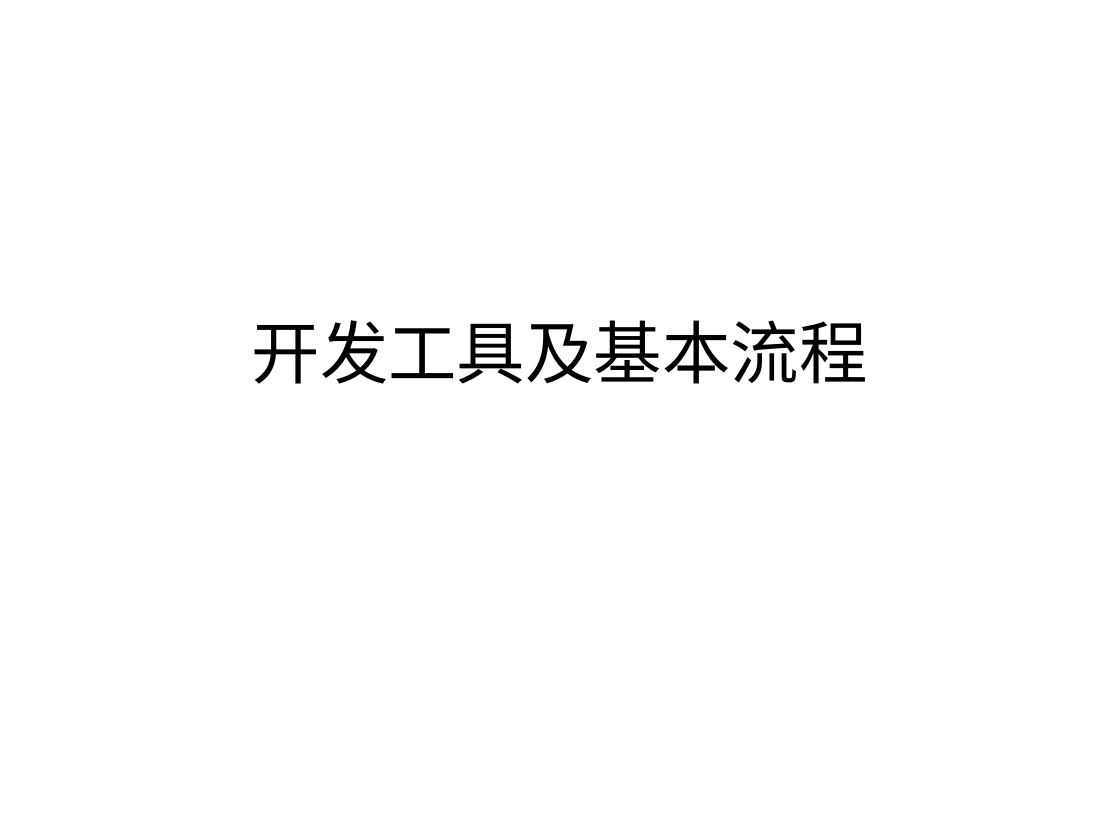
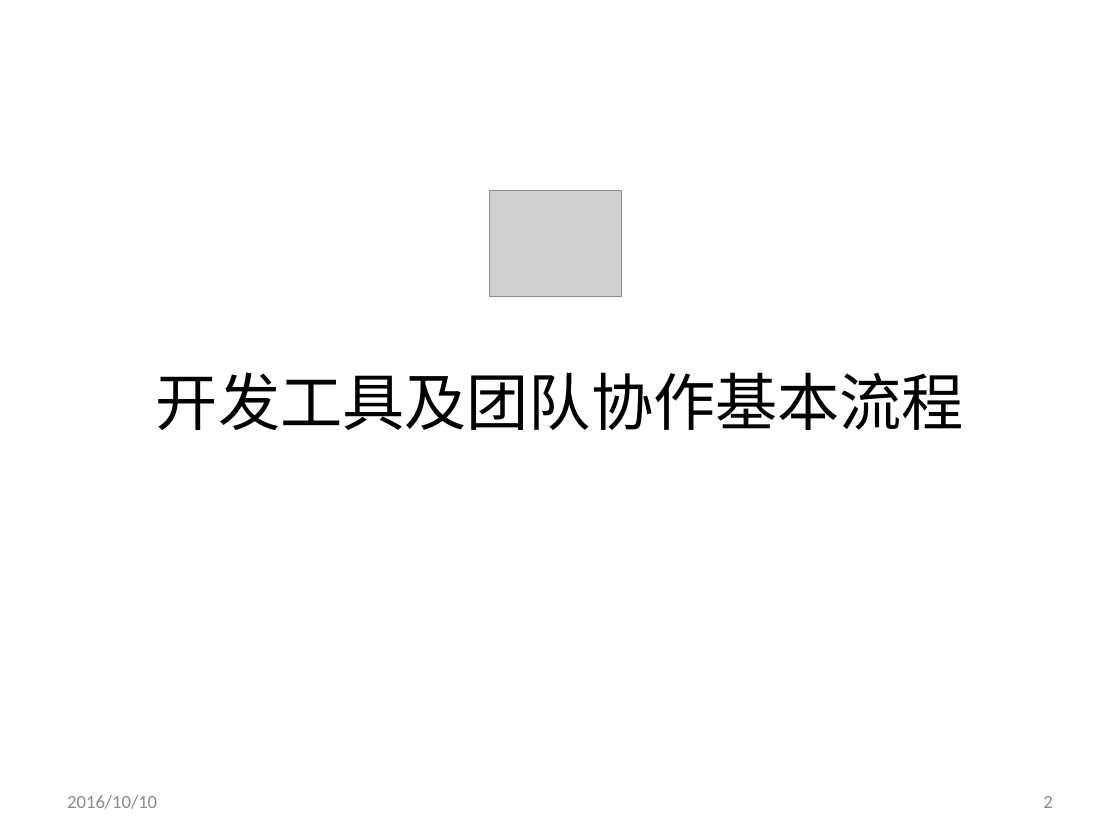
Before and after one commit to shentianyi/CompanyCource, a slide deck: slide 2 of CodeMonkey/cs01-1 开发工具及基本流程/开发工具及基本流程.pptx (slide 1 before the commit). Drawn at 1120x840 pixels with LibreOffice and Linux fonts; fonts in the diff are those of the drawing; grey boxes stand for pictures. Boxes give left, top, right and bottom in pixels: in the first picture for what was removed or moved away, otherwise in the second. Text is boxed around its words. In the diff, an @@ line names an element or a change of style, - is before the commit and + after.

```diff
--- a/CodeMonkey/cs01-1 开发工具及基本流程/开发工具及基本流程.pptx
+++ b/CodeMonkey/cs01-1 开发工具及基本流程/开发工具及基本流程.pptx
@@ picture added at [489, 190, 622, 296] @@
@@ title at [156, 372, 964, 430]: text changed; size 44 to 40 pt @@
-开发工具及基本流程
+开发工具及团队协作基本流程
@@ text added at [67, 795, 157, 809], 12 pt, text #8C8C8C @@
+2016/10/10
@@ page number added at [1043, 796, 1052, 808], 12 pt, text #8C8C8C @@
+2
```
Also in this commit, not shown: 4 other slides changed, 24 slides added, 1 slide removed, 1 other file.
